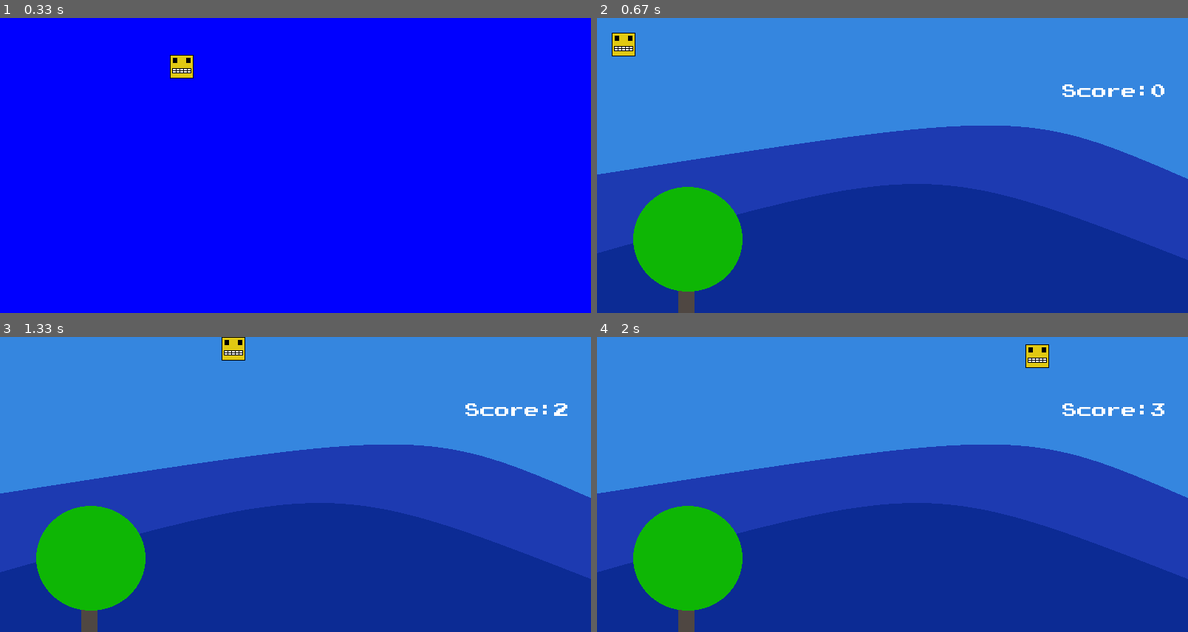
Above: before the commit, frames 1-4 (two rows, left to right).
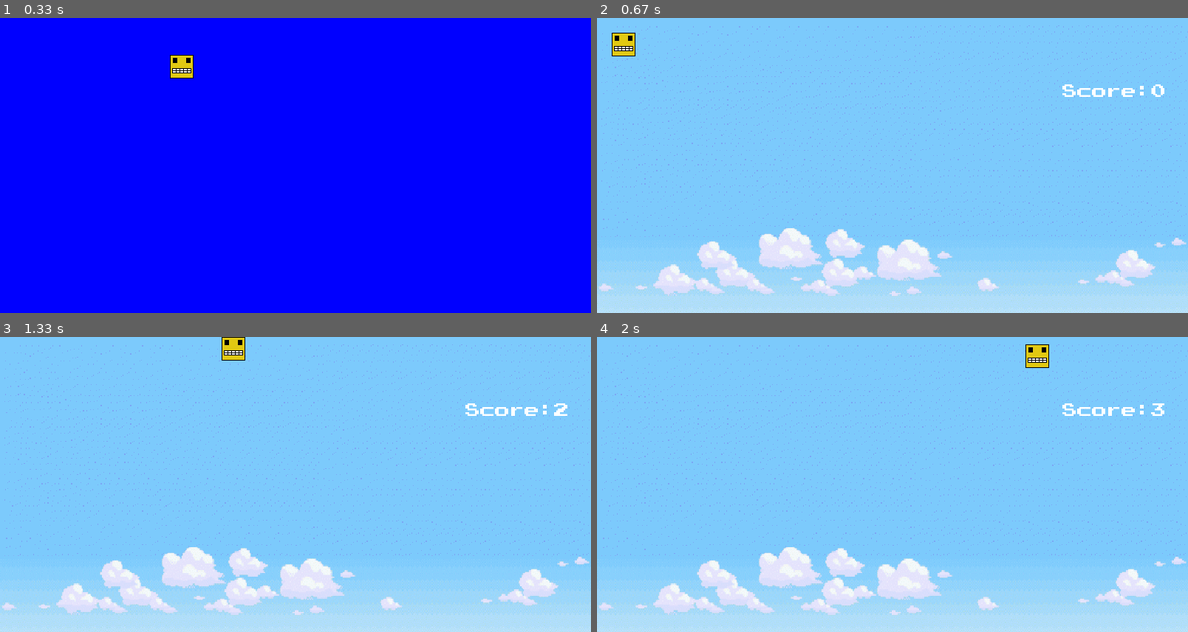
Above: after the commit, the same moments.

Repository: i-kratko/pygame-tues-fest
Game: pygame game, started from Code/main.py
The game is run twice, just before and just after one commit, with the same random seed, the same clock (stepped at 60 frames per second) and the same inputs.
Inputs (mouse positions are in pixels of both pictures, inside the frame that each line leads up to):
- Up to frame 1 (0.33 s): no input
- Up to frame 2 (0.67 s): click (780, 65) at 0.38 s
- Up to frame 3 (1.33 s): hold D 0.67-1.13 s; move the mouse to (295, 502) at 0.7 s; hold W from 1.17 s (still down)
- Up to frame 4 (2 s): release W at 1.47 s; hold D 1.5-1.97 s

Frame 1 is identical in both runs. In frame 2, 99% of the frame differs, in the area x 0-100%, y 0-100%; in frame 3, 99%; in frame 4, 99%.

Commit message:
Added platfrom and final background

Diff:
--- a/Code/const.py
+++ b/Code/const.py
@@ -6,8 +6,11 @@
 ##### COLORS #####
 black = [0, 0, 0]
 white = [255, 255, 255]
+##### AUDIO PATHS #####
+bryhsound = "Audio/bryh.wav"
 ##### SPRITE PATHS #####
 playerSpritePath = "Graphics\PlayerSprite.png"
-backgroundPath = ("Graphics/backgrounds/ne.png")
-bryhsound = ("Audio/bryh.wav")
+backgroundPath = "Graphics/backgrounds/ne.png"
+gameBackgroundPath = "Graphics/GameBackground.png"
+platformSpritePath = "Graphics/Platfrom.png"
 ##### BUTTON SPRITES ######
--- a/Code/main.py
+++ b/Code/main.py
@@ -70,6 +70,9 @@
     def game(self):
         gameOver = False
 
+        background = pygame.image.load(const.gameBackgroundPath)
+        bgScaled = pygame.transform.scale(background, (800, 600))
+
         #creating the player
         player = Player(10, 10, const.playerSpritePath)
         playerGroup = pygame.sprite.Group()
@@ -125,7 +128,7 @@
 
             player.update()
 
-            display.blit(bg, (0, 0))
+            display.blit(bgScaled, (0, 0))
             display.blit(player.image,(player.rect.x, player.rect.y))
             display_score()
             score+=0.04
Binary file added: Graphics/GameBackground.png
Binary file added: Graphics/Platform.png
